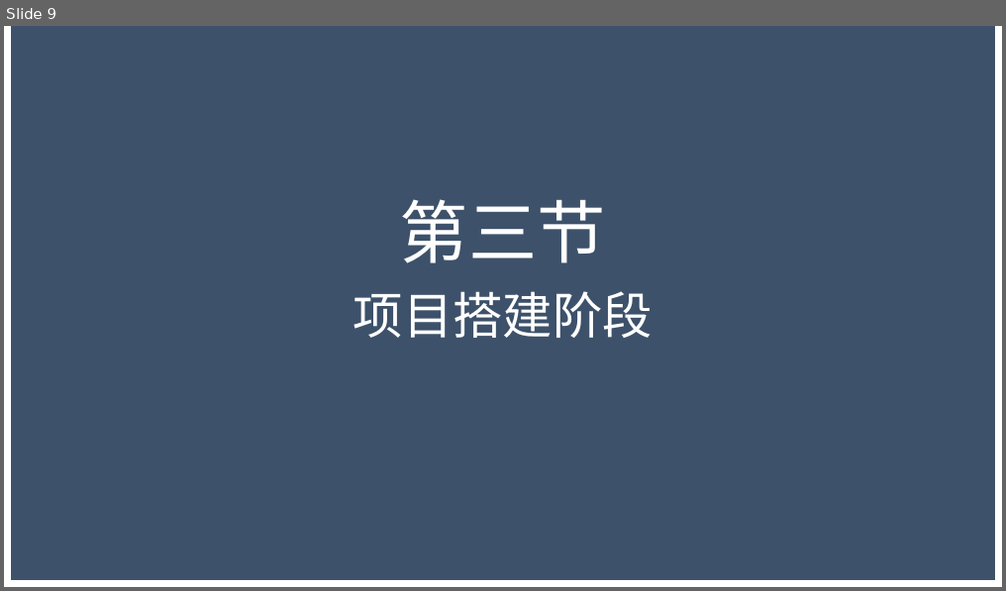
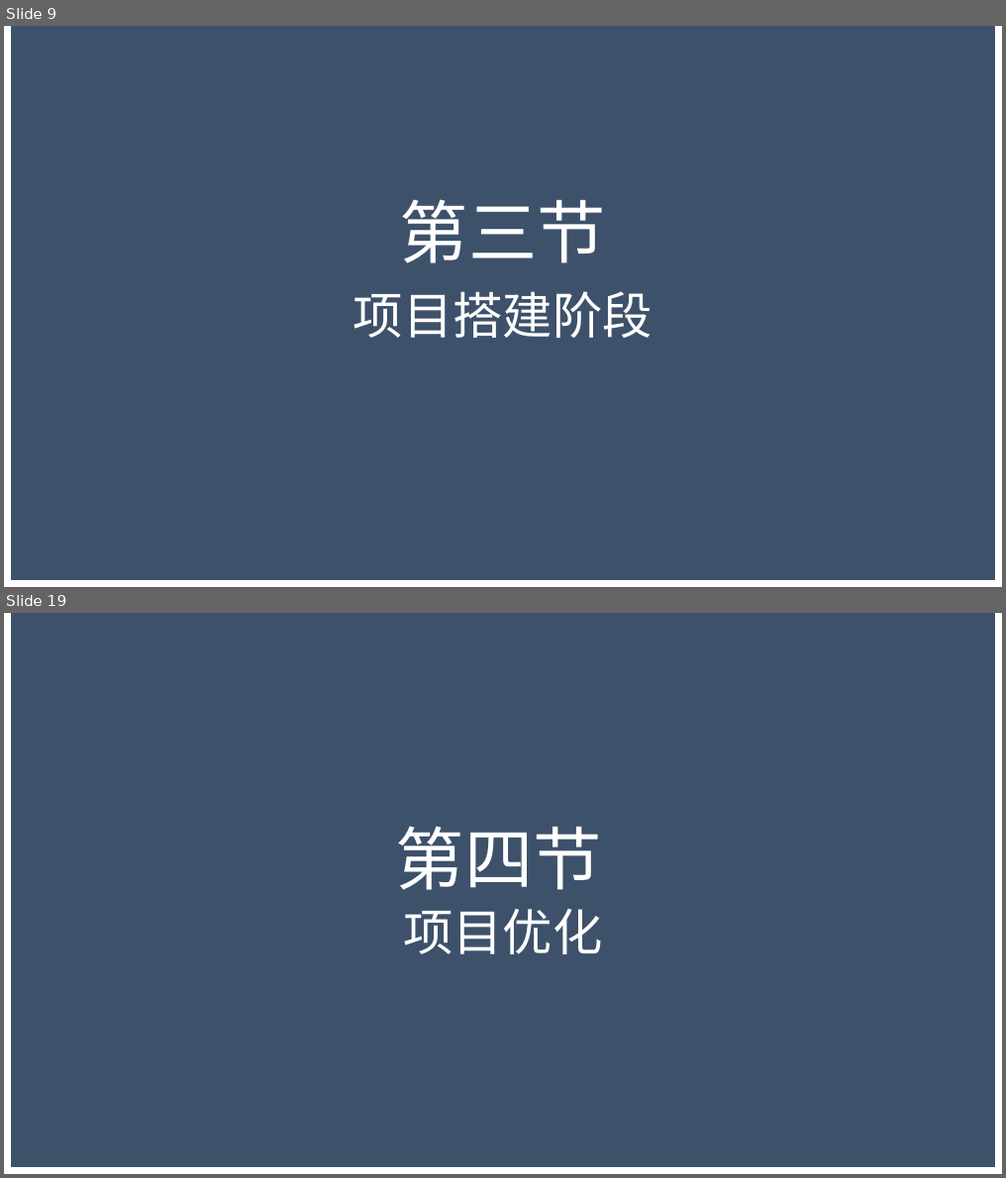
Before and after one commit to Wangzt670/swt, a slide deck: 项目待交付工件/D结项阶段/2.项目答辩.pptx. Shown one above the other, each under a label of ours: slide 9 before the commit, slides 9 and 19 after it; the slides between them are not shown. The pictures are 1006x591 and 1006x1178 pixels, drawn with LibreOffice and Linux fonts; fonts in the diff are those of the drawing; background and template pictures are left out; a plain dark background stands for a picture behind light text. Boxes give left, top, right and bottom in pixels: in the first picture for what was removed or moved away, otherwise in the second. Text is boxed around its words. In the diff, an @@ line names an element or a change of style, - is before the commit and + after.

```diff
--- a/项目待交付工件/D结项阶段/2.项目答辩.pptx
+++ b/项目待交付工件/D结项阶段/2.项目答辩.pptx
@@ slide 19 added at <box>4,613,1002,1174</box>, background picture (left out); not listed: 1 template element that a slide beside it also shows @@
@@ rectangle added at <box>4,613,1002,1174</box>, outline #FFFFFF 13.75 pt @@
@@ text added at <box>396,826,602,890</box>, 66 pt, text #FFFFFF @@
+第四节
@@ text added at <box>403,909,603,955</box>, 48 pt, text #FFFFFF @@
+项目优化
```
Also in this commit, not shown: 7 slides changed, 13 other slides added, 4 slides removed.
